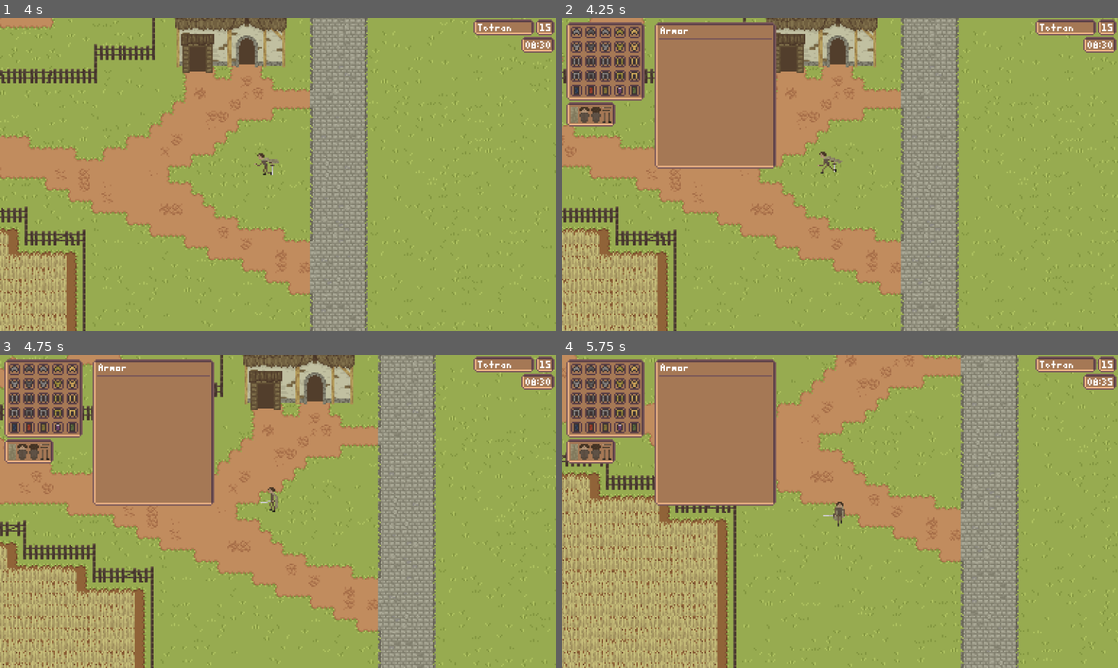
Above: before the commit, frames 1-4 (two rows, left to right).
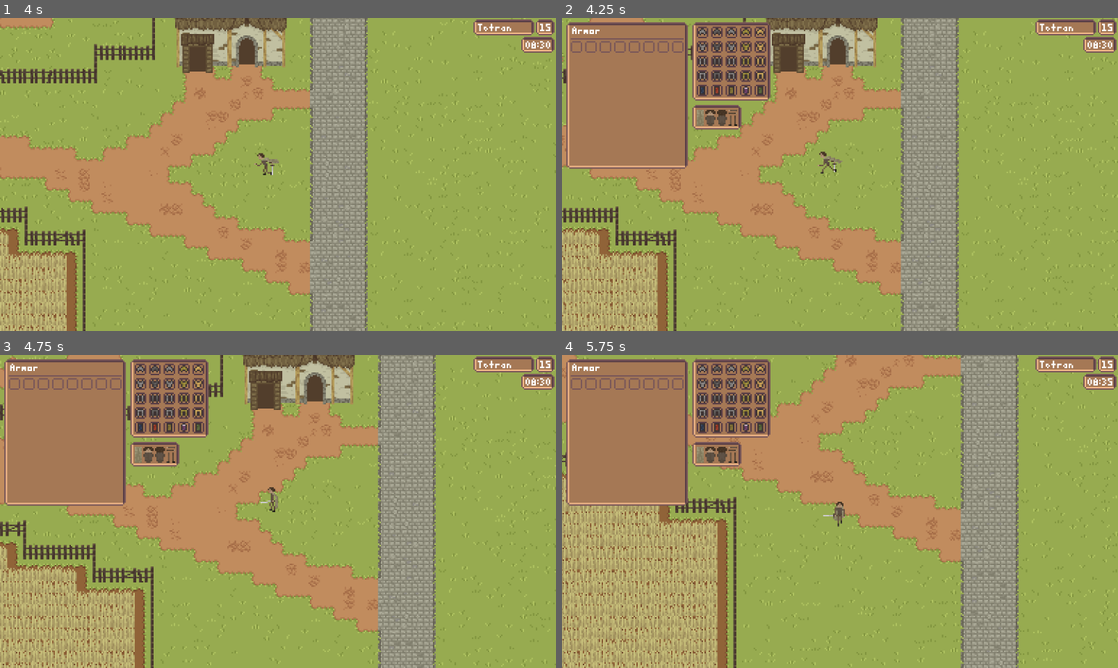
Above: after the commit, the same moments.

Repository: Fenwat/Angulo
Game: Godot game, scene res://Levels/Scenes/level_1.tscn
The game is run twice, just before and just after one commit, with the same random seed, the same clock (stepped at 60 frames per second) and the same inputs.
Inputs:
- Up to frame 1 (4 s): tap Enter at 0.5 s; hold D (move_right) 0.53-1.28 s; hold Ctrl (sprint) 0.53-1.28 s; hold S (move_down) 1.28-2.03 s; tap Ctrl (sprint) at 1.35, 2.85 s; hold D (move_right) 2.03-2.78 s; hold Ctrl (sprint) 2.03-2.78 s; hold W (move_up) 2.78-3.53 s; hold A (move_left) from 3.53 s (still down); hold Ctrl (sprint) from 3.53 s (still down)
- Up to frame 2 (4.25 s): keep holding A (move_left); keep holding Ctrl (sprint); tap Escape (toggle_inventory) at 4.15 s
- Up to frame 3 (4.75 s): keep holding A (move_left); release Ctrl (sprint) at 4.28 s; tap Ctrl (sprint) at 4.35 s
- Up to frame 4 (5.75 s): release A (move_left) at 5.03 s; hold S (move_down) from 5.03 s (still down); hold Ctrl (sprint) from 5.03 s (still down)

Frame 1 is identical in both runs. In frame 2, 11% of the frame differs, in the area x 0-39%, y 1-49%; in frame 3, 11%; in frame 4, 12%.

Commit message:
SubInventoryGui
-added SubInventoryGui
-set up to take the size of the gui it sits within to create it's size

Diff:
--- a/Assets/Characters/Player/Inventory/Items/Resources/UnequippedSet/unequipped_chestplate.tres
+++ b/Assets/Characters/Player/Inventory/Items/Resources/UnequippedSet/unequipped_chestplate.tres
@@ -15,3 +15,4 @@
 item_name = "Default Chestplate"
 item_description = "-"
 item_type = 0
+inventory_item_priority = 0
--- /dev/null
+++ b/Assets/Characters/Player/Inventory/Scenes/SubInventoryGui.gd
@@ -0,0 +1,34 @@
+extends Control
+class_name SubInventoryGui
+
+@export var inventory: PlayerInventory
+
+@onready var grid_container = $GridContainer
+@onready var slot = preload("res://Assets/GUI/Scenes/slot_gui.tscn")
+
+func _ready():
+	set_sub_inventory_parameters()
+
+func set_sub_inventory_parameters():
+	var inventory_columns = set_column_count()
+	set_y_height()
+	populate_grid(inventory_columns)
+
+func set_column_count():
+	var inventory_columns
+	var inventory_pixel_count = 84.0 # replace 84 with reference to inventory's 'size.x'
+
+	inventory_columns = (inventory_pixel_count - 4) / 10.0
+	grid_container.columns = inventory_columns
+	return inventory_columns
+
+func set_y_height():
+	var sub_inventory_y_position = 13
+	grid_container.position.y = sub_inventory_y_position
+
+func populate_grid(columns):
+	while columns > 0:
+		var new_slot = slot.instantiate()
+		grid_container.add_child(new_slot)
+		print(columns)
+		columns -= 1
--- a/Assets/Characters/Player/Inventory/Scenes/sub_inventory.tscn
+++ b/Assets/Characters/Player/Inventory/Scenes/sub_inventory.tscn
@@ -1,4 +1,7 @@
-[gd_scene format=3 uid="uid://berept4v7sbrk"]
+[gd_scene load_steps=3 format=3 uid="uid://berept4v7sbrk"]
+
+[ext_resource type="Script" path="res://Assets/Characters/Player/Inventory/Scenes/SubInventoryGui.gd" id="1_385ee"]
+[ext_resource type="Resource" uid="uid://cdl2jiyds7hs" path="res://Assets/Characters/Player/Inventory/Resource/player_inventory.tres" id="2_etra1"]
 
 [node name="SubInventory" type="Control"]
 layout_mode = 3
@@ -7,3 +10,13 @@
 anchor_bottom = 1.0
 grow_horizontal = 2
 grow_vertical = 2
+script = ExtResource("1_385ee")
+inventory = ExtResource("2_etra1")
+
+[node name="GridContainer" type="GridContainer" parent="."]
+layout_mode = 0
+offset_left = 3.0
+offset_right = 43.0
+offset_bottom = 40.0
+theme_override_constants/h_separation = 2
+theme_override_constants/v_separation = 2
--- a/Assets/GUI/Scenes/inventory_gui.tscn
+++ b/Assets/GUI/Scenes/inventory_gui.tscn
@@ -6,6 +6,7 @@
 [ext_resource type="PackedScene" uid="uid://777acm1i3xjf" path="res://Assets/GUI/Scenes/slot_gui.tscn" id="2_08gxb"]
 [ext_resource type="PackedScene" uid="uid://c1660idr2wltj" path="res://Assets/Characters/Player/Shaders/Debug/debug_skin_map.tscn" id="4_lcfwk"]
 [ext_resource type="PackedScene" uid="uid://cefxdq4aiue5e" path="res://Assets/Characters/Player/Inventory/Scenes/inventory_break.tscn" id="5_qltxe"]
+[ext_resource type="PackedScene" uid="uid://berept4v7sbrk" path="res://Assets/Characters/Player/Inventory/Scenes/sub_inventory.tscn" id="7_86pax"]
 
 [node name="InventoryGui" type="Control"]
 layout_mode = 3
@@ -18,10 +19,10 @@
 
 [node name="NinePatchRect" type="NinePatchRect" parent="."]
 layout_mode = 0
-offset_left = 3.0
-offset_top = 3.0
-offset_right = 57.0
-offset_bottom = 57.0
+offset_left = 90.0
+offset_top = 3.33333
+offset_right = 144.0
+offset_bottom = 57.3333
 texture = ExtResource("1_ju6vq")
 patch_margin_left = 3
 patch_margin_top = 3
@@ -115,10 +116,10 @@
 
 [node name="SkinDebugRect" type="NinePatchRect" parent="."]
 layout_mode = 0
-offset_left = 3.0
-offset_top = 58.0
-offset_right = 37.0
-offset_bottom = 75.0
+offset_left = 90.3333
+offset_top = 59.6667
+offset_right = 124.333
+offset_bottom = 76.6667
 texture = ExtResource("1_ju6vq")
 patch_margin_left = 3
 patch_margin_top = 3
@@ -130,9 +131,9 @@
 
 [node name="ArmorInventory" type="NinePatchRect" parent="."]
 layout_mode = 0
-offset_left = 64.0
+offset_left = 3.0
 offset_top = 3.0
-offset_right = 148.0
+offset_right = 87.0
 offset_bottom = 104.0
 texture = ExtResource("1_ju6vq")
 patch_margin_left = 3
@@ -159,3 +160,6 @@
 layout_mode = 1
 offset_left = -0.333333
 offset_right = -0.333336
+
+[node name="SubInventory" parent="ArmorInventory" instance=ExtResource("7_86pax")]
+layout_mode = 1
Not shown: 2 places in Assets/Characters/Player/Shaders/Materials/player_skin_material.tres that only renumber resources
Binary file changed: Assets/Characters/Player/Shaders/Skins/player_skin_map.png
Not shown: 1 places in Assets/GUI/Scenes/inventory_gui.tscn that only renumber resources
